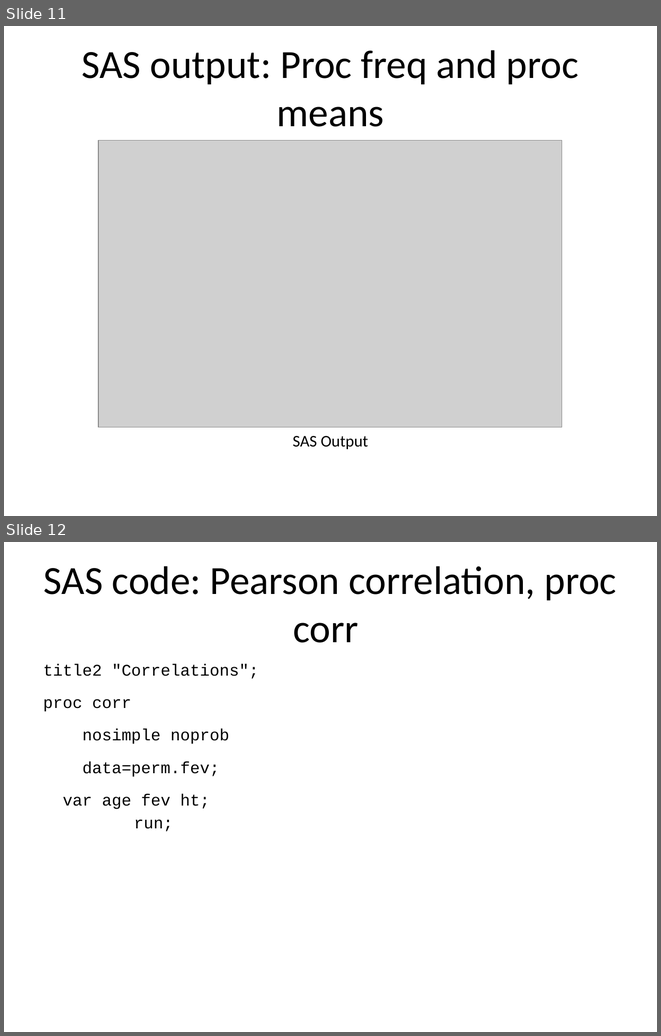
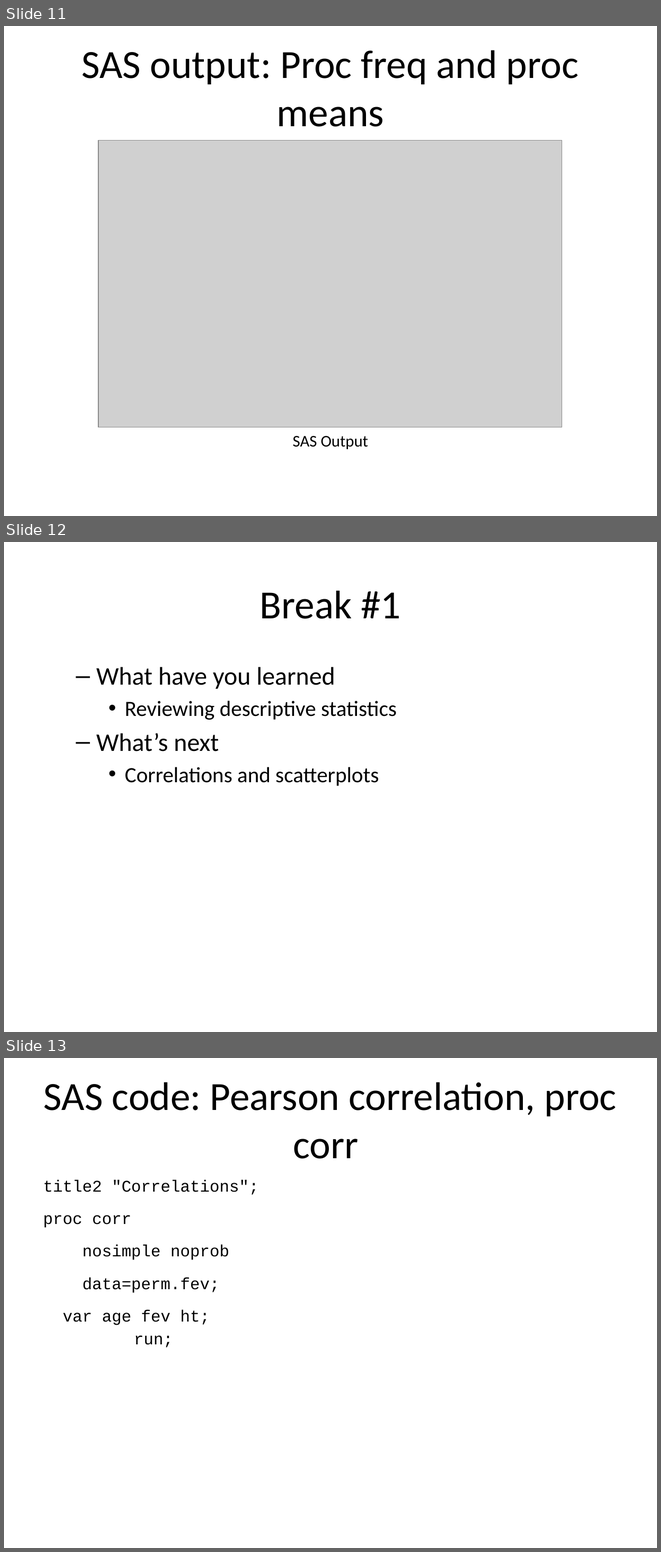
Before and after one commit to pmean/introduction-to-SAS, a slide deck: results/m05-slides-and-speaker-notes.pptx. Shown one above the other, each under a label of ours: slides 11 and 12 before the commit, slides 11, 12 and 13 after it. The pictures are 661x1036 and 661x1552 pixels, drawn with LibreOffice and Linux fonts; fonts in the diff are those of the drawing; grey boxes stand for pictures. Boxes give left, top, right and bottom in pixels: in the first picture for what was removed or moved away, otherwise in the second. Text is boxed around its words. In the diff, an @@ line names an element or a change of style, - is before the commit and + after.

```diff
--- a/results/m05-slides-and-speaker-notes.pptx
+++ b/results/m05-slides-and-speaker-notes.pptx
@@ slide 12 added at <box>4,542,657,1032</box>, background #FFFFFF @@
@@ title added at <box>260,590,401,619</box>, 44 pt, text #000000 @@
+Break #1
@@ text added at <box>96,667,397,786</box>, 24 pt, text #000000 @@
+  – What have you learned
+    • Reviewing descriptive statistics
+  – What’s next
+    • Correlations and scatterplots
@@ what was slide 12 is now slide 13 @@
```
Also in this commit, not shown: 4 other slides added, 20 other files.
